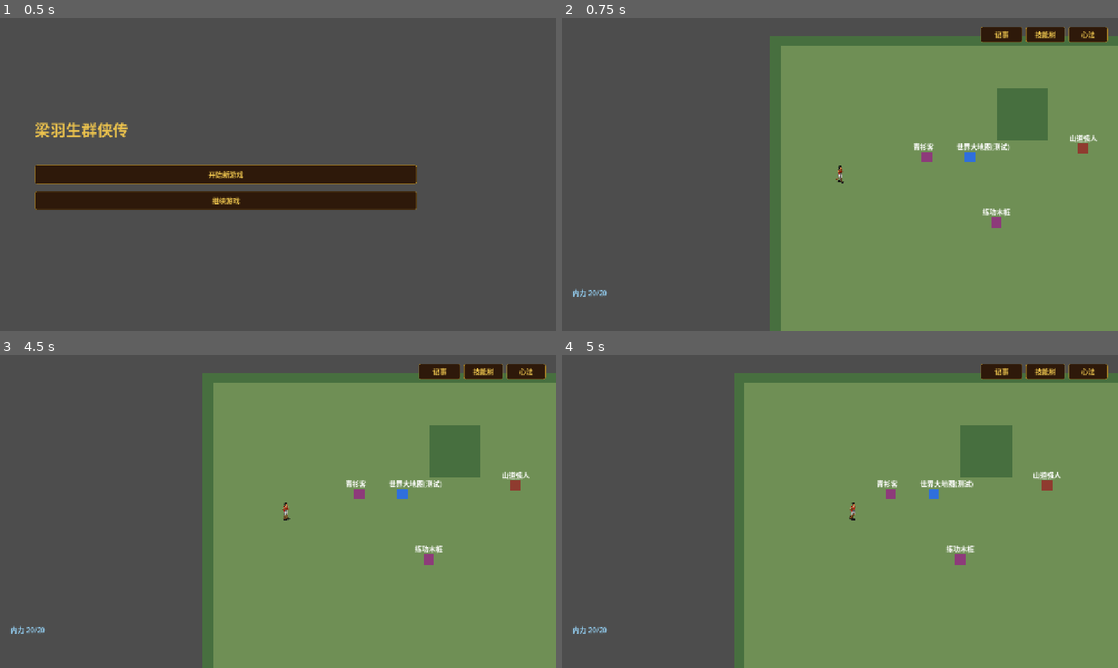
Above: before the commit, frames 1-4 (two rows, left to right).
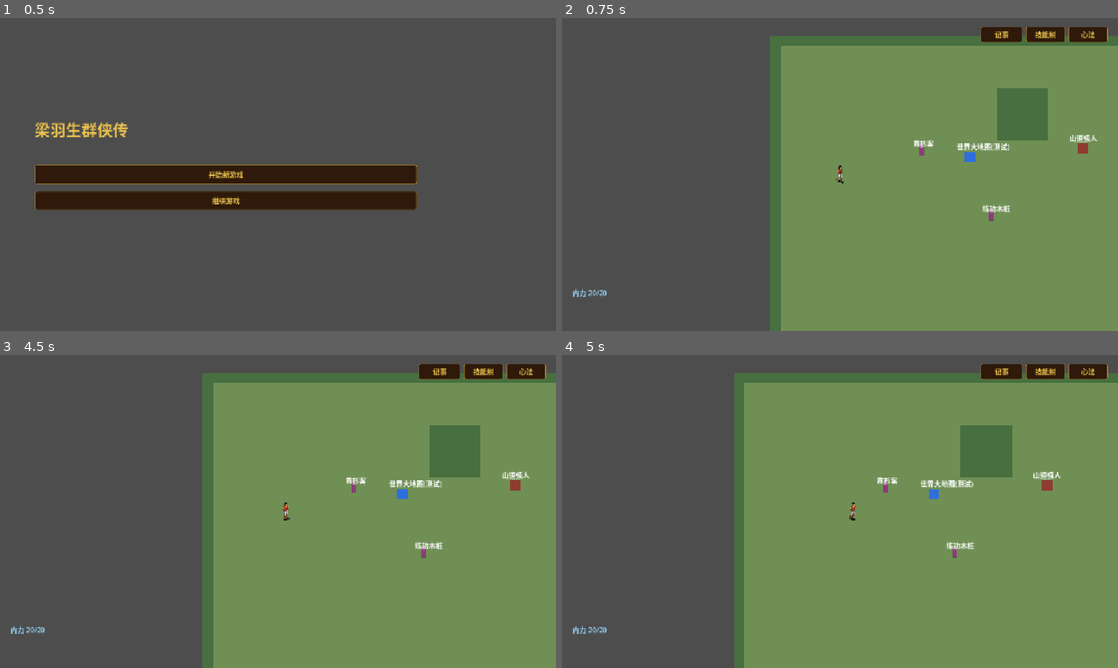
Above: after the commit, the same moments.

Repository: zhangyebo1991/liangyusheng-qunxiazhuan
Game: Godot game, scene res://scenes/boot.tscn
Same seed, same stepped clock (60 frames per second), same inputs: the game is played once before the commit and once after it.
Inputs (mouse positions are in pixels of both pictures, inside the frame that each line leads up to):
- Up to frame 1 (0.5 s): no input
- Up to frame 2 (0.75 s): click "开始新游戏" at 0.5 s
- Up to frame 3 (4.5 s): click "记事" at 1.25 s; click "技能树" at 2 s; click "心法" at 2.75 s; click "关闭" at 3.5 s; tap Enter (confirm) at 4.25 s; move the mouse to (405, 492) at 4.27 s; hold D (move_right) from 4.28 s (still down); hold E (interact) from 4.28 s (still down); click (405, 492) at 4.42 s
- Up to frame 4 (5 s): keep holding D (move_right); keep holding E (interact); tap Space at 4.52 s

Frame 1 is identical in both runs. In frame 2, 0.4% of the frame differs, in the area x 63-81%, y 38-68%; in frame 3, 0.3%; in frame 4, 0.4%.

Commit message:
✨ feat(npc): MapInteractable NPC 升级为 AnimatedSprite2D
NPC 类型从 actor 配置加载角色精灵帧，播放动画；
无素材时回退程序生成纹理

Co-Authored-By: Claude Opus 4.8 <noreply@anthropic.com>

Diff:
--- a/scripts/scenes/map_interactable.gd
+++ b/scripts/scenes/map_interactable.gd
@@ -1,4 +1,6 @@
 extends Area2D
+
+const NPCSpriteLoader = preload("res://scripts/scenes/npc_sprite_loader.gd")
 
 signal clicked(interactable)
 signal player_entered(interactable)
@@ -6,6 +8,7 @@
 
 var record: Dictionary = {}
 var label: Label
+var npc_visual: Node2D
 
 func setup(next_record: Dictionary) -> void:
 	record = next_record.duplicate(true)
@@ -18,15 +21,23 @@
 	shape.shape = circle
 	add_child(shape)
 
-	var visual = ColorRect.new()
-	visual.size = Vector2(24, 24)
-	visual.position = Vector2(-12, -12)
-	visual.color = _read_color()
-	add_child(visual)
+	var is_npc := str(record.get("type", "")) == "npc"
+
+	if is_npc:
+		# NPC 使用 AnimatedSprite2D（或回退程序纹理）
+		npc_visual = NPCSpriteLoader.create_npc_sprite(record)
+		npc_visual.position = Vector2(-12, -16)
+		add_child(npc_visual)
+	else:
+		var visual = ColorRect.new()
+		visual.size = Vector2(24, 24)
+		visual.position = Vector2(-12, -12)
+		visual.color = _read_color()
+		add_child(visual)
 
 	label = Label.new()
 	label.text = str(record.get("name", ""))
-	label.position = Vector2(-32, -36)
+	label.position = Vector2(-32, -44) if is_npc else Vector2(-32, -36)
 	label.size = Vector2(96, 24)
 	add_child(label)
 
--- /dev/null
+++ b/scripts/scenes/npc_sprite_loader.gd
@@ -0,0 +1,67 @@
+extends RefCounted
+
+const CharacterSpriteLoader = preload("res://scripts/scenes/character_sprite_loader.gd")
+
+static func create_npc_sprite(record: Dictionary) -> Node2D:
+	var container := Node2D.new()
+	var character_id := str(record.get("character_id", ""))
+	var actor_id := str(record.get("actor_id", ""))
+
+	# 尝试加载角色精灵帧
+	var frames: SpriteFrames = null
+	if not character_id.is_empty():
+		frames = CharacterSpriteLoader.create_walk_frames(character_id, "walk")
+	elif not actor_id.is_empty():
+		# 从 DataRepository 查找 actor 配置
+		frames = _load_actor_frames(actor_id)
+
+	var sprite: Node2D
+	if frames != null:
+		var animated := AnimatedSprite2D.new()
+		animated.sprite_frames = frames
+		var anim_names = frames.get_animation_names()
+		animated.animation = anim_names[0] if anim_names.size() > 0 else ""
+		animated.play()
+		if not animated.animation.is_empty():
+			animated.frame = randi() % frames.get_frame_count(animated.animation)
+		sprite = animated
+	else:
+		# 回退到程序生成精灵
+		var static_sprite := Sprite2D.new()
+		static_sprite.texture = _make_npc_fallback_texture(record)
+		sprite = static_sprite
+
+	container.add_child(sprite)
+	return container
+
+static func _load_actor_frames(actor_id: String) -> SpriteFrames:
+	var repo = _get_repository()
+	if repo == null:
+		return null
+	var actor = repo.get_actor(actor_id)
+	if actor.is_empty():
+		return null
+	var character_id = str(actor.get("character_id", ""))
+	if character_id.is_empty():
+		return null
+	return CharacterSpriteLoader.create_walk_frames(character_id, "walk")
+
+static func _make_npc_fallback_texture(_record: Dictionary) -> Texture2D:
+	var image := Image.create(24, 32, false, Image.FORMAT_RGBA8)
+	image.fill(Color(0, 0, 0, 0))
+	var color := Color("#8d3b7a")  # NPC 默认色
+	for y in range(8, 28):
+		for x in range(7, 17):
+			image.set_pixel(x, y, color)
+	for y in range(3, 10):
+		for x in range(8, 16):
+			image.set_pixel(x, y, color.lightened(0.3))
+	return ImageTexture.create_from_image(image)
+
+static func _get_repository():
+	var loop = Engine.get_main_loop()
+	if loop == null or loop.root == null:
+		return null
+	if loop.root.has_node("DataRepository"):
+		return loop.root.get_node("DataRepository")
+	return null
